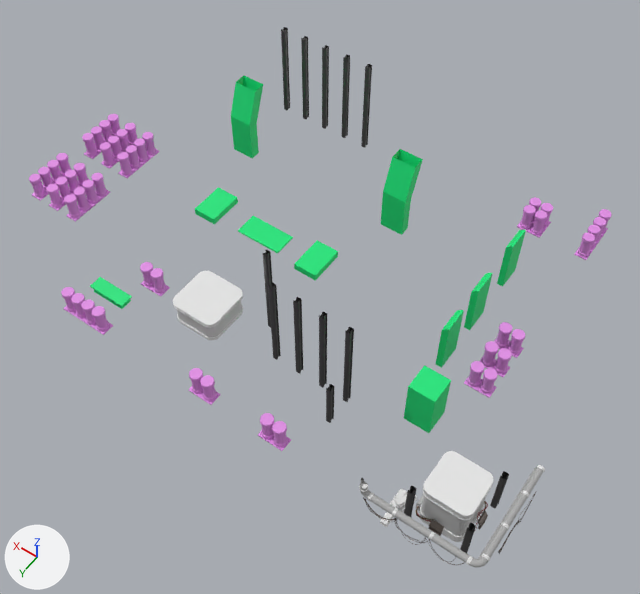
The FBX model Assets/Meshes/Environment/ModularKits/Arena_001/Arena_001_Details.fbx, before and after one commit.
Camera for both pictures: a 50 mm lens placed at (-62.3, 72.3, 104.6), pointed at (-14.3, 5.1, -1.0). The lights are fixed; the arrows at lower left show +X, +Y and +Z. Where no turn or scale is listed for an object, it has been applied to the vertices. Vertices at the same position are counted once.

Objects in the first picture: 'Arena_001_Detail'.
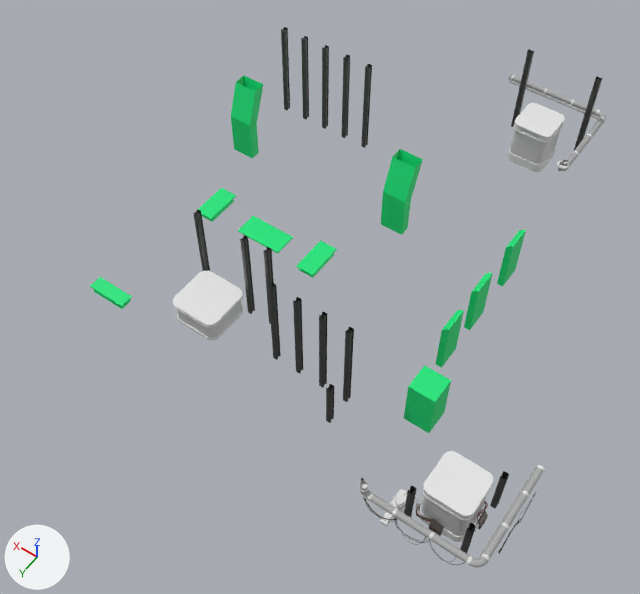
Commit message: Updated Arena_001 Meshes

Changed parts and their boxes (x1, y1, x2, y2) in the pictures (640 x 594 px):
```json
{"object": "Arena_001_Detail", "change": "reshaped", "before": [29, 27, 612, 567], "after": [90, 27, 606, 567]}
{"part": 1, "of": "me_arena_001_detail", "change": "added", "after": [197, 188, 236, 222]}
{"part": 2, "of": "me_arena_001_detail", "change": "added", "after": [296, 240, 337, 278]}
{"part": 3, "of": "me_arena_001_detail", "change": "rebuilt", "before": [263, 250, 273, 327], "after": [264, 247, 274, 324]}
{"part": 4, "of": "me_arena_001_detail", "change": "deleted", "before": [29, 114, 612, 451], "on screen": "pink"}
{"part": 5, "of": "me_arena_001_detail", "change": "added", "after": [508, 49, 606, 172]}
{"part": 6, "of": "me_arena_001_detail", "change": "built on", "before": [175, 286, 354, 420], "after": [175, 210, 354, 420]}
```

The change, as JSON lines over the scene's bpy script:
```json
{"block": "me_arena_001_detail", "where": "# used by ob_arena_001_detail; location = (-36.0, -3.9, 0.8)"}
{"op": "remove", "block": "me_arena_001_detail", "code": "me_arena_001_detail.from_pydata(...)  # 62068 vertices, 50960 faces; spans x -20.1..72.0, y -28.1..36.0, z -1.6..19.2"}
{"op": "add", "block": "me_arena_001_detail", "code": "me_arena_001_detail.from_pydata(...)  # 60064 vertices, 47683 faces; spans x -20.1..52.0, y -45.1..36.0, z -1.7..19.2"}
{"block": "me_arena_001_detail", "change": "me_arena_001_detail part 1: the loose piece of 16 vertices spanning x 42.8..49.2, y 26.9..29.1, z 0.1..1.2 is copied, and the copy is scaled about its middle by (0.481, 2.91, 1), then moved by (0.0, -24.1, -1.7); it spans x 44.5..47.5, y 0.7..7.1, z -1.5..-0.4"}
{"block": "me_arena_001_detail", "change": "me_arena_001_detail part 2: the loose piece of 16 vertices spanning x 42.8..49.2, y 26.9..29.1, z 0.1..1.2 is copied, and the copy is scaled about its middle by (0.481, 2.91, 1), then moved by (-20.0, -24.1, -1.7); it spans x 24.5..27.5, y 0.7..7.1, z -1.5..-0.4"}
{"block": "me_arena_001_detail", "change": "me_arena_001_detail part 3: the loose piece of 2029 vertices spanning x 23.6..24.4, y 17.4..18.4, z -0.9..15.1 is rebuilt with 2038 vertices and now spans x 23.8..24.6, y 17.0..17.9, z -0.9..15.1"}
{"block": "me_arena_001_detail", "change": "me_arena_001_detail part 4: 65 loose pieces with 14101 vertices, spanning x -8.0..72.0, y -28.1..33.9, z -1.6..4.0, are deleted"}
{"block": "me_arena_001_detail", "change": "me_arena_001_detail part 5: 7968 vertices added at x 1.0..19.5, y -45.1..-27.7, z -1.7..14.3"}
{"block": "me_arena_001_detail", "change": "me_arena_001_detail part 6: 1495 vertices moved within x 7.7..35.2, y 18.3..26.1, z -0.9..14.8; 4080 vertices added at x 27.6..36.6, y 17.2..18.1, z -0.9..15.1"}
{"op": "remove", "block": "me_arena_001_detail", "code": "me_arena_001_detail.materials.append(mat_tanks)  # pink #e48fe7"}
```
